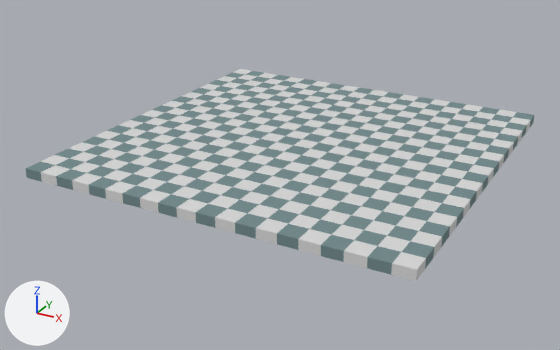
Before and after pictures for a commit that changed the OBJ model Overcooked/Assets/Scenes/Escena1/suelo_cocina.obj.
Before and after are seen from a camera (50 mm lens) standing at (3.53, -6.91, 3.08) and looking at (-0.14, -0.23, -0.26). Arrows for +X, +Y and +Z are at lower left; the lights stay in place. Where no turn or scale is listed for an object, it has been applied to the vertices. Vertices at the same position are counted once.

In view in the first picture: 'Untitled'.
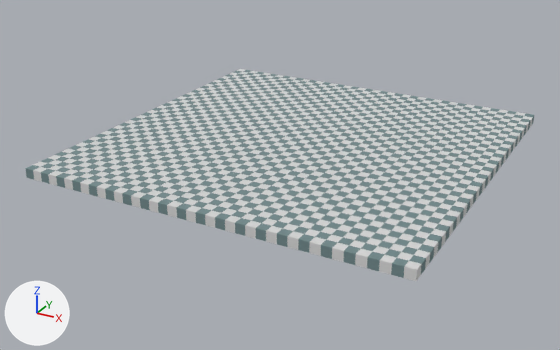
Commit message: suelo modificado

Changed parts and their boxes (x1, y1, x2, y2) in the pictures (560 x 350 px):
```json
{"part": 1, "of": "me_untitled", "change": "added", "after": [25, 69, 534, 281]}
```

Scene script edits in JSON lines:
```json
{"block": "me_untitled", "where": "# used by ob_untitled; location = (0.0, 0.0, 0.0)"}
{"op": "remove", "block": "me_untitled", "code": "me_untitled.from_pydata(...)  # 882 vertices, 1760 faces; spans x -2.0..2.0, y -2.0..2.0, z 0.0..0.1"}
{"op": "add", "block": "me_untitled", "code": "me_untitled.from_pydata(...)  # 3362 vertices, 6720 faces; spans x -2.0..2.0, y -2.0..2.0, z 0.0..0.1"}
{"block": "me_untitled", "change": "me_untitled part 1: 2480 vertices added at x -2.0..2.0, y -2.0..2.0, z 0.0..0.1"}
```
